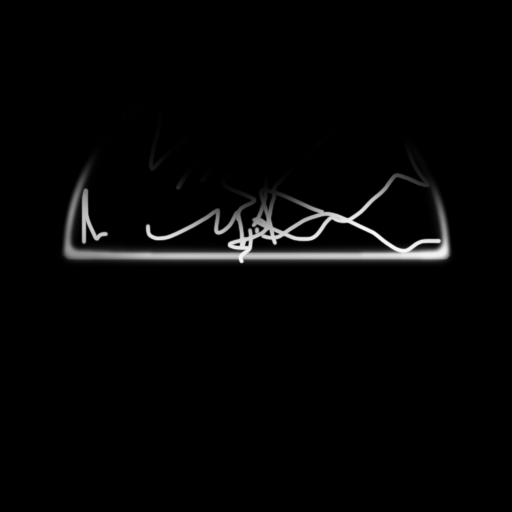
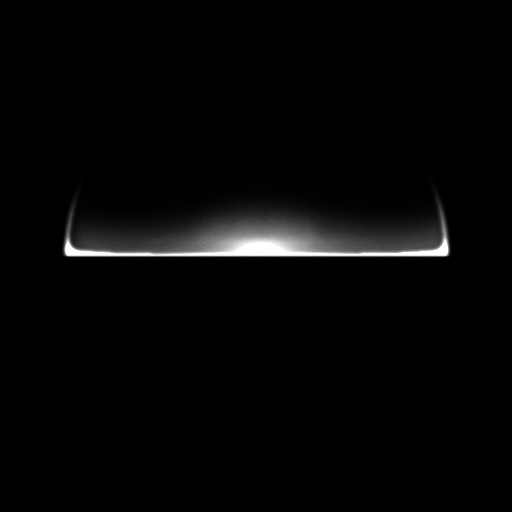
The second 512 × 512 image is a revision of the first. Changes to its layers:
hid "레이어 10" over [59, 117, 454, 266]
added layer "레이어 14" above "레이어 13" over [59, 117, 454, 266]
added layer "레이어 13" above "레이어 12" over [132, 186, 388, 266]
added layer "레이어 12" above "레이어 7" over [59, 117, 454, 266]
painted on "레이어 7" over [59, 245, 454, 266]
added layer "레이어 11" (screen, 35%) above "레이어 9" over [59, 147, 454, 266]
hid "레이어 6" over [59, 117, 454, 266]
